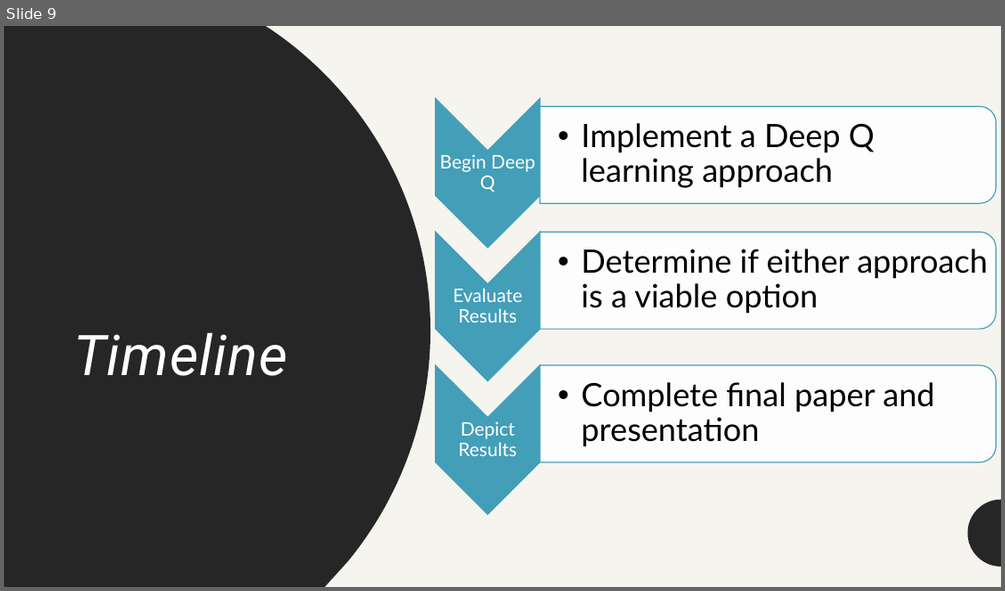
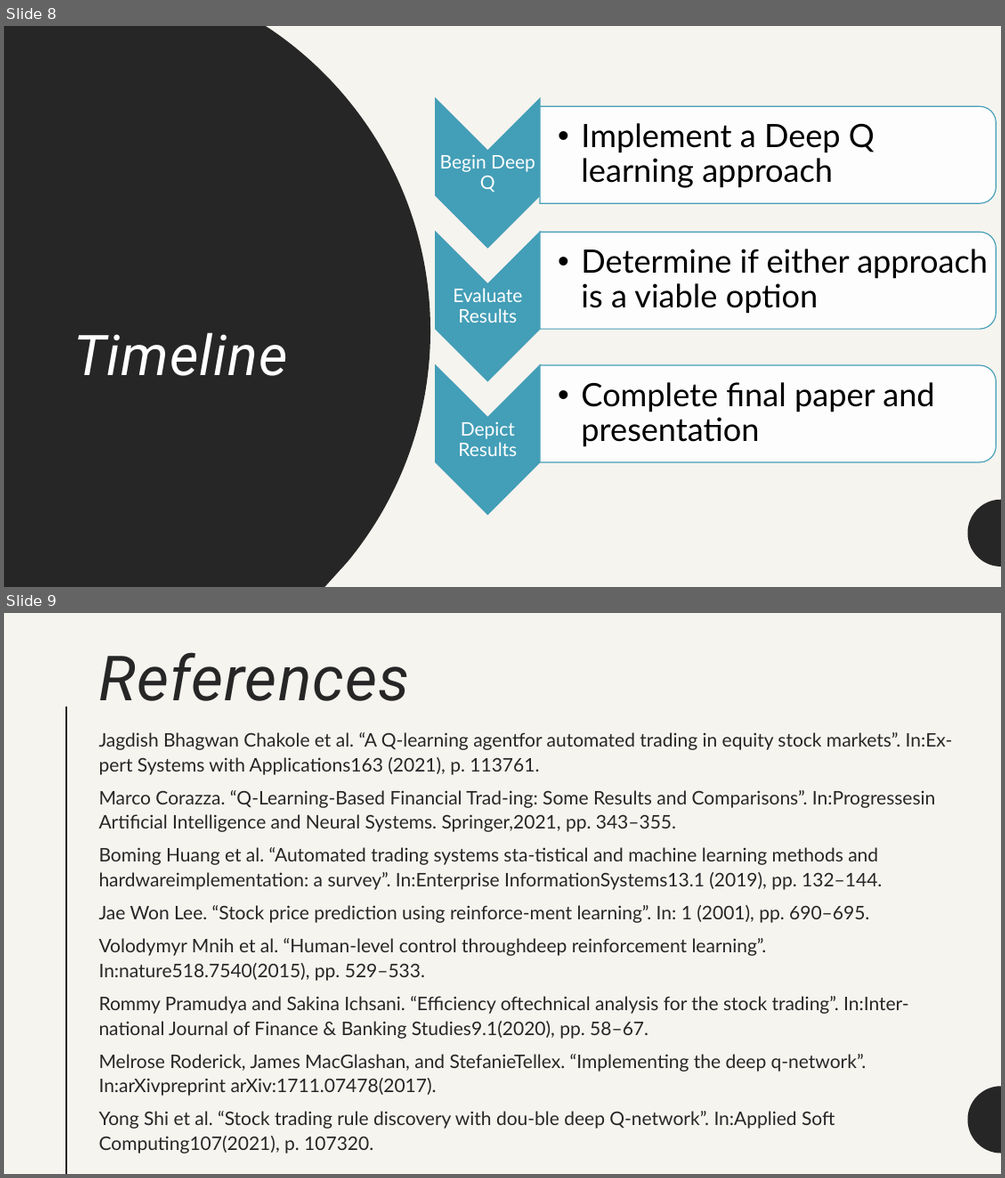
Before and after one commit to JacobTheDuck/Crypto-Reinforcement-Learning, a slide deck: RL Crypto Midterm.pptx. Shown one above the other, each under a label of ours: slide 9 before the commit, slides 8 and 9 after it. The pictures are 1005x591 and 1005x1178 pixels, drawn with LibreOffice and Linux fonts; fonts in the diff are those of the drawing. Boxes give left, top, right and bottom in pixels: in the first picture for what was removed or moved away, otherwise in the second. Text is boxed around its words. In the diff, an @@ line names an element or a change of style, - is before the commit and + after.

```diff
--- a/RL Crypto Midterm.pptx
+++ b/RL Crypto Midterm.pptx
@@ slide 9 added at (4,613,1001,1174), background #F6F4EF; not listed: 1 template element that a slide beside it also shows @@
@@ rectangle added at (4,613,1001,1174), fill #F6F4EF @@
@@ title added at (99,652,410,701), 60 pt, text #262626, italic @@
+References
@@ line added from (66, 706) to (66, 1174), #262626 1.5 pt @@
@@ text added at (99,732,953,1153), 18 pt, text #262626 @@
+Jagdish Bhagwan Chakole et al. “A Q-learning agentfor automated trading in equity stock markets”. In:Ex-pert Systems with Applications163 (2021), p. 113761.
+Marco Corazza. “Q-Learning-Based Financial Trad-ing: Some Results and Comparisons”. In:Progressesin Artificial Intelligence and Neural Systems. Springer,2021, pp. 343–355.
+Boming Huang et al. “Automated trading systems sta-tistical and machine learning methods and hardwareimplementation: a survey”. In:Enterprise InformationSystems13.1 (2019), pp. 132–144.
+Jae Won Lee. “Stock price prediction using reinforce-ment learning”. In: 1 (2001), pp. 690–695.
+Volodymyr Mnih et al. “Human-level control throughdeep reinforcement learning”. In:nature518.7540(2015), pp. 529–533.
+Rommy Pramudya and Sakina Ichsani. “Efficiency oftechnical analysis for the stock trading”. In:Inter-national Journal of Finance & Banking Studies9.1(2020), pp. 58–67.
+Melrose Roderick, James MacGlashan, and StefanieTellex. “Implementing the deep q-network”. In:arXivpreprint arXiv:1711.07478(2017).
+Yong Shi et al. “Stock trading rule discovery with dou-ble deep Q-network”. In:Applied Soft Computing107(2021), p. 107320.
@@ freeform shape added at (968,1086,1001,1153), fill #262626 @@
@@ what was slide 9 is now slide 8 @@
```
Also in this commit, not shown: 1 slide changed, 1 slide removed.
